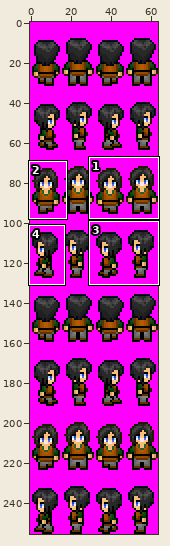
Two states of a sprite sheet, characters/DudeSheet.png. The picture above shows the old version from afar; the outline marks the close-up.
Close-up. Old version:
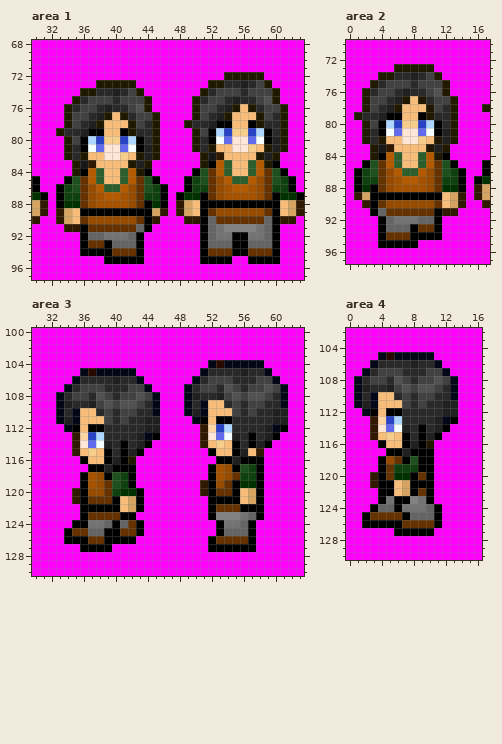
The file is 64x256 pixels. Shown: area 1: x 30..63, y 68..97; area 2: x 0..17, y 70..97; area 3: x 30..63, y 100..130; area 4: x 0..16, y 102..130. The commit also changed other parts of the picture, which this record leaves out.
The same view after the edit:
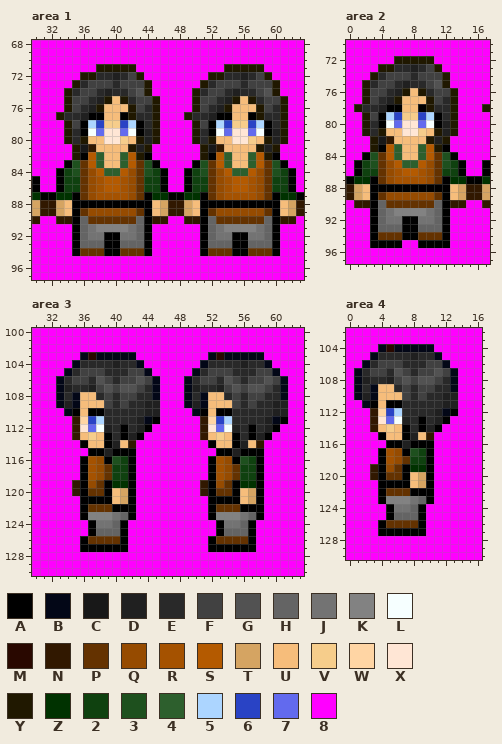
Palette (. is transparent): A #000000  B #030717  C #181818  D #202020  E #292929  F #414141  G #525252  H #646464  J #737373  K #828282  L #f6ffff  M #290800  N #311800  P #643200  Q #964b00  R #a55200  S #b45a00  T #d5a462  U #f6bd7b  V #f6cd8b  W #ffd5a4  X #ffe6d5  Y #201800  Z #003200  2 #0f410f  3 #1e501e  4 #2d5f2d  5 #acd5ff  6 #2943c5  7 #626aee  8 #ff00ff
Difference:
Changed rows in their new state; - is an unchanged pixel.
Area 1:
first column x 32:
71 ------YYYYY-----------YYYYY----
72 ----YYEEDEFY--------YYEEDEFY---
73 ---YEFFFEFFFY------YEFFFEF-FY--
74 --YEFF-DE--GY-----YEF-ED-E-G---
75 --YFFEDYUYE-FY-----F-EDYUYEFFY-
76 ---FEDYUUUYFEY------EDYU-UY-E--
77 -YEEDAAU-AYEE----YEEDAA--A-E---
78 ----A56VV65A-----8YFA56VV65A---
79 -8Y-AL7XX7LAD------E-L7XX7L-D--
80 ---EYUUXXVUYD-------YUU--VUY---
81 --8YCNUUUUYDY8----8YCN-UUUYDY8-
82 --8YAS4UU4S-A8------AS4--4SYA--
83 --A3PS4--4SP3A----A3P------P3A-
84 -A23PQS44SQP32A--A2--QS44SQ--2A
85 -A22-QRSSRQ-22A----2--RSSR--2--
86 ---2--RSSR--2------------------
87 AZZA---RR---AZZA---------------
88 NTUAAAAAAAAA-UTN---------------
89 NTUAPQQQQQQP-UTN---------------
90 --NAHPPPPPPH--N----------------
91 --8AHJKKKKJ--------------------
92 ---AHJJAA-JHA------------------
93 ---AHHH-A--HA------------------
94 ---APPP-A--PA------------------
95 -------88888-------8888--8888--
Area 2:
first column x 0:
72 ------YYYYY-----
73 ----YYEEDEFY----
74 ---YEFFFEF-FY---
75 --YEF-ED-E-G----
76 ---F-EDYUYEFFY--
77 ----EDYU-UY-E---
78 -YEEDAA--A-E----
79 -8YFA56VV65A----
80 ---E-L7XX7L-D---
81 ----YUU--VUY----
82 --8YCN-UUUYDY8--
83 ----AS4--4SYA---
84 --A3P------P3A--
85 -A2--QS44SQ--2A-
86 ---2--RSSR--2---
87 AZZA---RR---AZZA
88 NTU-AAAAAAAAAUTN
89 NTU-PQQQQQQPAUTN
90 -N--HPPPPPPHAN--
91 -----JKKKKJHA8--
92 ---AHJ-AAJJHA---
93 ---AH--A-HHHA---
94 ---AP--A-PPPA---
95 ---A---88AAAA---
Area 3:
first column x 33:
103 ---BMBBBBB---------BMBBBBB---
104 --BEEEEDEEB-------BEEEEDEEB--
105 -BEFFFEEEFFB-----BEFFF-E-FFB-
106 BEFF-GFEFFGFB---BEF-EGF-F-GFB
107 BD-ED-GFGG-EB----DEEDFGFGGFE-
108 --BUUE----EE-----EBUUEFEFFE--
109 --BUUUFEFEEDD----D---U---E-DD
110 8BA-AAE-EE-DD---8BA-AAE-E----
111 88NW65E-E-DBA----8NW65----DBA
112 -8NX7LD-A-DA8------X7LD-A--A8
113 ---UVUA-ADA88------UVUA--DA8-
114 --8AUUADUN88------8AU--DUN8--
115 --88AADA-A8--------8AADAAA---
116 ----RQ-32A---------ARQA32----
117 ---ARQP22-------------P2-----
118 ------P2---------------------
119 --N-QPAZZ--------------------
120 ----PPAUTA8------------------
121 --8-AAAUTA8------------------
122 ----PPP-AA8------------------
123 ----KKKJH--------------------
124 --88A-JHA88------------------
125 -888A-HHA88------------------
126 -88---PP-8-------------------
127 -------AA--------------------
Area 4:
first column x 1:
104 ---BMBBBBB---
105 --BEEEEDEEB--
106 -BEFFF-E-FFB-
107 BEF-EGF-F-GFB
108 -DEEDFGFGGFE-
109 -EBUUEFEFFE--
110 -D---U---E-DD
111 8BA-AAE-E----
112 -8NW65----DBA
113 ---X7LD-A--A8
114 ---UVUA--DA8-
115 --8AU--DUN8--
116 ---8AADA-A---
117 ---ARQA32----
118 ----RQP22----
119 --N-QPAZZ----
120 -----PAUT----
121 --8--AAUT----
122 ----PPP-A----
123 ----KKKJH----
124 --88AJ-HA88--
125 -888AHH-A88--
126 -88-PP--A88--
127 ---AA----8---
